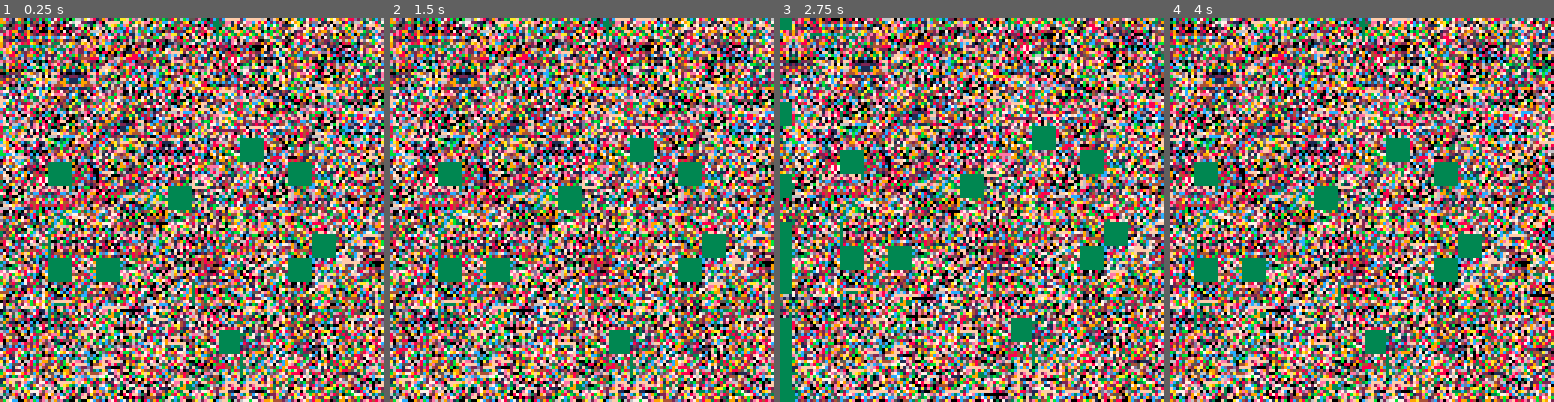
Above: before the commit, frames 1-4 (left to right).
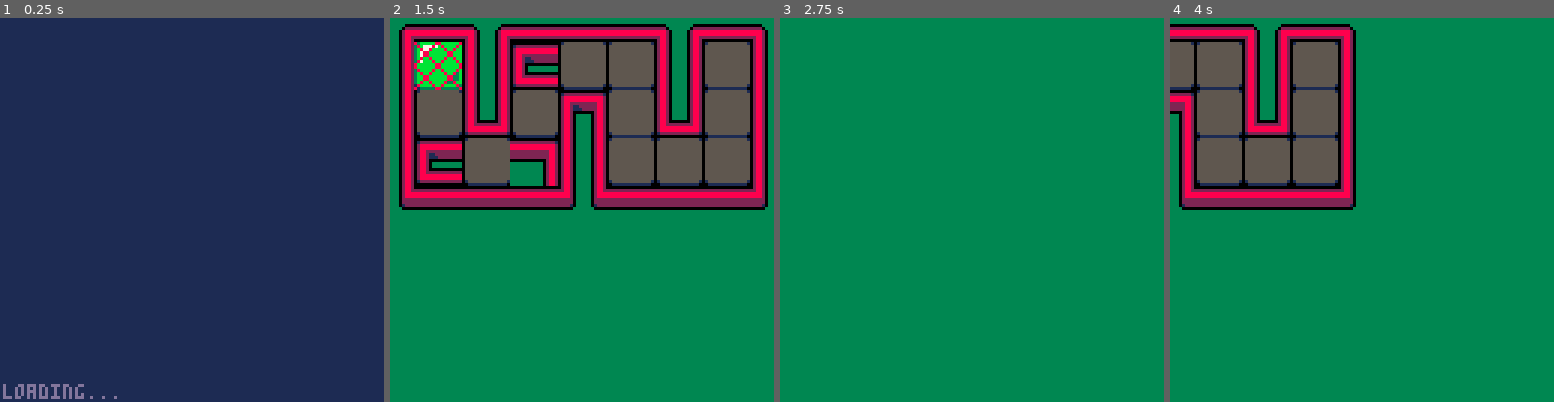
Above: after the commit, the same moments.

Repository: CyanSorcery/blobun_mini
Game: PICO-8 cartridge blobun_mini.p8
Same seed, same stepped clock (60 frames per second), same inputs: the game is played once before the commit and once after it.
Inputs:
- Up to frame 1 (0.25 s): no input
- Up to frame 2 (1.5 s): tap O (Z key) at 0.33, 0.7, 1.43 s
- Up to frame 3 (2.75 s): hold Left 1.97-2.37 s; tap O (Z key) at 2.22 s; hold Down from 2.42 s (still down)
- Up to frame 4 (4 s): release Down at 2.82 s; hold Right 2.87-3.53 s; tap O (Z key) at 3.1, 3.98 s; hold Up from 3.58 s (still down)

The runs differ from the first frame. In frame 1, 94% of the frame differs, in the area x 0-100%, y 0-100%; in frame 2, 90%; in frame 3, 87%; in frame 4, 90%.

Commit message:
initial work on new stage loader

Diff:
--- a/blobun_mini.p8
+++ b/blobun_mini.p8
@@ -27,17 +27,28 @@
   _data = %_offset
  end
 
+ -- convert all the stage data
+ convert_stages()
+ -- tmp
+ unpack_stage(1, 1)
 
 -- tmp
 g_cam_x, g_cam_y = 0,0
 end
 
-function _update()
+function _update60()
  -- tmp
- if (btnp(0)) g_cam_x -= 4
- if (btnp(1)) g_cam_x += 4
- if (btnp(2)) g_cam_y -= 4
- if (btnp(3)) g_cam_y += 4
+ if (btn(4)) then
+  if (btnp(0)) unpack_stage(g_p_i_world, g_p_i_stage - 1)
+  if (btnp(1)) unpack_stage(g_p_i_world, g_p_i_stage + 1)
+  if (btnp(2)) unpack_stage(g_p_i_world - 1, g_p_i_stage)
+  if (btnp(3)) unpack_stage(g_p_i_world + 1, g_p_i_stage)
+ else
+  if (btn(0)) g_cam_x -= 4
+  if (btn(1)) g_cam_x += 4
+  if (btn(2)) g_cam_y -= 4
+  if (btn(3)) g_cam_y += 4
+ end
 end
 
 function _draw()
@@ -45,20 +56,21 @@
 -- all of this is temp code
  cls(3)
  camera(g_cam_x, g_cam_y)
+ local _s_w, _s_h = g_p_sst.s_width * 2 + 2, g_p_sst.s_height * 2 + 2
 -- get ready to draw the map, using white as the transparent color
  palt(0b0000000100000000)
  -- draw the puzzle floor
- map(0, 0, 0, 0, 32, 32, 1)
+ map(0, 0, 0, 0, _s_w, _s_h, 1)
  -- now draw the map again, with flipped tiles only
  do_tile_mirror()
- map(0, 0, -7, 0, 32, 32, 128)
+ map(0, 0, -7, 0, _s_w, _s_h, 128)
  do_tile_mirror()
  -- draw lava/water/ice
  palt(0b0100000000000000)
- map(0, 0, 0, 0, 32, 32, 12)
+ map(0, 0, 0, 0, _s_w, _s_h, 12)
  palt()
  -- draw the slime trail
- map(0, 0, 0, 0, 32, 32, 2)
+ map(0, 0, 0, 0, _s_w, _s_h, 2)
 
 end
 
@@ -75,8 +87,77 @@
  poke(0x5f55,0x60)
 end
 
+function unpack_stage(_world, _stage)
+ -- cap the world and stage to what we actually have
+ _world = mid(1, _world, count(g_levels))
+ _stage = mid(1, _stage, count(g_levels[_world]))
+ g_p_i_world, g_p_i_stage, g_p_sst = _world, _stage, g_levels[_world][_stage]
+
+ -- decompress sprites (if needed)
+ decompress_sprites(2)
+ -- if the tile at this position isn't right, decompress map
+ if (mget(97, 2) != 16) decompress_map(2, 96, 0)
+ -- start loading the stage into the map
+ local _stage, _width, _tile = g_p_sst.s_data, g_p_sst.s_width + 2
+ for i=1,#_stage,2 do
+  _tile = subl(_stage, i, 0x1, 1)
+  tile_copy(96 + (_tile \ 16) * 2, (_tile % 16) * 2, ((i - 1) \ 2 % _width) * 2 - 1, ((i - 1) \ 2 \ _width) * 2 - 1)
+ end
+end
+
+function tile_copy(_srcx, _srcy, _dstx, _dsty)
+ for _x=0,1 do
+  for _y=0,1 do
+   mset(_dstx + _x, _dsty + _y, mget(_srcx + _x, _srcy + _y))
+  end
+ end
+end
+
+function convert_stages()
+ local _lvl_strs, _wst, _sst, _offset, _bytes = g_levels
+ g_levels = {}
+ for _world in all(_lvl_strs) do
+  _wst = {}
+  for _stage in all(_world) do
+   _sst = {}
+   _offset = 2
+   -- stage title
+   _bytes = subl(_stage, 1, 0x1)
+   _sst.s_name = sub(_stage, _offset, _offset + _bytes)
+   _offset += _bytes + 2
+   -- stage author
+   _bytes = subl(_stage, _offset - 1, 0x1)
+   _sst.s_author = sub(_stage, _offset, _offset + _bytes)
+   _offset += _bytes + 1
+   -- stage width
+   _sst.s_width = subl(_stage, _offset, 0x1) + 1
+   -- stage save slot
+   _sst.s_saveslot = subl(_stage, _offset + 1, 0, 1)
+   -- stage target time
+   _sst.s_goaltime = subl(_stage, _offset + 3, 0, 7)
+   -- stage dev time
+   _sst.s_devtime = subl(_stage, _offset + 11, 0, 7)
+   _offset += 19
+   -- hint count (coco note: for now, it's 0)
+   _bytes = subl(_stage, _offset, 0x1)
+   _sst.s_hints = {}
+   for i=1,_bytes,2 do
+    printh("put hint code here")
+   end
+   _offset += _bytes + 1
+   -- the rest is just the stage data itself
+   _sst.s_data = sub(_stage, _offset)
+   -- figure out the height
+   _sst.s_height = (#_sst.s_data \ 2) \ (_sst.s_width + 2) - 2
+   add(_wst, _sst)
+  end
+  add(g_levels, _wst)
+ end
+end
+
 #include res/r_levels.lua
 #include scripts/s_px9.lua
+#include scripts/s_util.lua
 __gfx__
 02b2ffffff0ffffff0df906a254db9ed20f69f3e29f946cb242146a25e5a43559b0100494e0b48071793ef94e93837a75afd57e96fc17021fade5e87e2912f8b
 507c5391e89322f38c2c2e40f452271fb6dbfd38175c597ee7dedf8f32817bbdbfe376ed3fe4597f2fe1932fddf1140f4fbc7f7cdabcc1d3f6169ccf5cf117b4
--- a/old/scripts/s_util.lua
+++ b/old/scripts/s_util.lua
@@ -171,7 +171,3 @@
  end
  return _t
 end
-
-function subl(_str, _offset, _len, _flag)
- return tonum(sub(_str, _offset, _offset + (_len and _len or 0)), _flag)
-end
--- a/res/r_levels.lua
+++ b/res/r_levels.lua
@@ -1,39 +1,39 @@
 g_cart_name = "cyansorcery_blobun_wp_pico8"
 g_levels = {
 {
-"afill it out9mika, roxy601004.3344002.4177038183018181830180033211a1101011a010033010c0119010c0100331101311a01010100000000000000000000",
-"cdon't overlap9mika, roxy402004.3344002.984404e4e38181818004e4e3311017100381810210001003301010101510033010001394100330101013b4e0000000000000000",
-"6zigzags3mika603004.3344002.734404e4e4e3818181818004e3818100171010100381001710101013900332131013101013b00000000000000000000",
-"9capacitory9mika, roxy604007.1100005.467704e38181818181840004e3301010101013b004e3301190101013b004e33011a0101013b004e33010c0101013b004e3301010101013b00381001010101011300330101394131012100000000000000000000",
-"9full boxes5autumn605600.1000000.11000381818181818181800330101010101010100330101011901010100330101011a01010100330111142b140d0100330101011a01010100330101010c01010100332101010101010100000000000000000000",
-"cpopping about3ashe506600.1000000.110004e4e381818181800381810450101010033010101010101003345010119250100361414142b141400332501010c01210033010101010139000000000000000000",
-"8hop to it4unseta07600.1000000.110004e4e4e381818181818404e4e004e4e4e33010101010113404e004e4e4e330101010101011318004e4e4e4c34140d0100010101004e4e4e381001010101010101004e4e381001010101010101390038181001010101010101394d00330101010101010101013b4e00332101010101010101394d4e0000000000000000000000000000",
-"8superstar3roxy908600.1000000.110004e4e4e4e381818404e4e4e004e4e4e4e3301013b4e4e4e004e4e4e3810010113404e4e003818181001010101131818003301010101010101010101003301010101010101010101004c31010101010101010139004e360d010101010101113f0038100101012101010101130033010101013931010101010033010101394d4c3101010100000000000000000000000000",
-"amorning joe3roxy909600.1000000.110004e381818181818404e4e4e00381001010101011318404e00330101112a0d010101134000330101010c0101010101130033010101010101011901010033010101010101011f0d010033010101010101010c010100330101010101010101013900330101010101010121394d004c31010101010139414d4e00000000000000000000000000",
-"9lost media3roxy810600.1000000.11000381830181818181830180033211a01010101451a450033011a01190101011a010033011a011a0101011a010033011214151414140e01003301010101010101010100330101010101010101010033010101010101010101004c310101010101010101000000000000000000000000",
-"ccareful plans3roxy549600.1000000.110003818181818181800330122012101010033010101111b010033010101010c0100330123232323010033012424242401000000000000000000",
-"etangy transport5willow350600.1000000.11000381818181800330101010100330102030400332105010500330301030400330102010100000000000000",
-"espace satellite5autumn651600.1000000.11000381818181818181800332424012301242400332424012301242400332424052305242400332422012301222100000000000000000000"
+"afill it out9mika, roxy601004.3344002.4177038183018181830184033211a1101011a013b33010c0119010c013b331101311a0101013b4c4141414b4141414d",
+"cdon't overlap9mika, roxy402004.3344002.984404e4e38181818404e4e331101713b3818102100013b3301010101513b3301000139414d330101013b4e4e4c4141414d4e4e",
+"6zigzags3mika603004.3344002.734404e4e4e3818181818404e381810017101013b38100171010101394d332131013101013b4e4c4141414141414d4e",
+"9capacitory9mika, roxy604007.1100005.467704e381818181818404e4e3301010101013b4e4e3301190101013b4e4e33011a0101013b4e4e33010c0101013b4e4e3301010101013b4e38100101010101134033010139413101213b4c41414d4e4c41414d",
+"9full boxes5autumn605600.1000000.1100038181818181818184033010101010101013b33010101190101013b330101011a0101013b330111142b140d013b330101011a0101013b330101010c0101013b33210101010101013b4c414141414141414d",
+"cpopping about3ashe506600.1000000.110004e4e381818181840381810450101013b330101010101013b334501011925013b361414142b14143f332501010c01213b330101010101394d4c41414141414d4e",
+"8hop to it4unseta07600.1000000.110004e4e4e381818181818404e4e4e4e4e4e33010101010113404e4e4e4e4e330101010101011318404e4e4e4c34140d01000101013b4e4e4e3810010101010101013b4e4e381001010101010101394d38181001010101010101394d4e330101010101010101013b4e4e332101010101010101394d4e4e4c41414141414141414d4e4e4e",
+"8superstar3roxy908600.1000000.110004e4e4e4e381818404e4e4e4e4e4e4e4e3301013b4e4e4e4e4e4e4e3810010113404e4e4e38181810010101011318184033010101010101010101013b33010101010101010101013b4c310101010101010101394d4e360d010101010101113f4e38100101012101010101134033010101013931010101013b33010101394d4c310101013b4c4141414d4e4e4c4141414d",
+"amorning joe3roxy909600.1000000.110004e381818181818404e4e4e4e381001010101011318404e4e330101112a0d01010113404e330101010c0101010101134033010101010101011901013b33010101010101011f0d013b33010101010101010c01013b33010101010101010101394d330101010101010121394d4e4c31010101010139414d4e4e4e4c41414141414d4e4e4e4e",
+"9lost media3roxy810600.1000000.11000381830181818181830184033211a01010101451a453b33011a01190101011a013b33011a011a0101011a013b33011214151414140e013b330101010101010101013b330101010101010101013b330101010101010101013b4c3101010101010101013b4e4c41414141414141414d",
+"ccareful plans3roxy549600.1000000.110003818181818181840330122012101013b33010101111b013b33010101010c013b330123232323013b330124242424013b4c4141414141414d",
+"etangy transport5willow350600.1000000.1100038181818184033010101013b33010203043b33210501053b33030103043b33010201013b4c414141414d",
+"espace satellite5autumn651600.1000000.1100038181818181818184033242401230124243b33242401230124243b33242405230524243b33242201230122213b4c414141414141414d"
 },
 {
-"atest stage!4mouse945600.1000000.110004e3818181818181818181800381001620323436301010f00338a89620555520501252f003301016202224201014a4f00332c010119010101016a6f00337a721e0e21010108ef8f003357610c0909012897cfaf003309512707471901ada425003309092707471a48aeb7b500000000000000000000000000",
-"dlocks'n'blocks3roxy546600.1000000.110004e4e381818404e0038181001021318003301010103030300330101010303030033213941413103000000000000000000",
-"clocks'n'locks3roxy447600.1000000.11000381818181818003301010101010033013941312100330113181614003301434343430033010101014200330101010101003301010101010000000000000000",
-"dtoggled hearts3ashe448600.1000000.1100038181818181800330101020101003301010101010033030301042100330303010404003303030104040000000000000000"
+"atest stage!4mouse945600.1000000.110004e3818181818181818181840381001620323436301010f3b338a89620555520501252f3b3301016202224201014a4f3b332c010119010101016a6f3b337a721e0e21010108ef8f3b3357610c0909012897cfaf3b3309512707471901ada4253b3309092707471a4891948b3b4c41414141414b414141414d",
+"dlocks'n'blocks3roxy546600.1000000.110004e4e381818404e4e3818100102131840330101010303033b330101010303033b332139414131033b4c414d4e4e4c414d",
+"clocks'n'locks3roxy447600.1000000.11000381818181818403301010101013b3301394131213b3301131816143f3301434343433b3301010101423b3301010101013b3301010101013b4c41414141414d",
+"dtoggled hearts3ashe448600.1000000.11000381818181818403301010201013b3301010101013b3303030104213b3303030104043b3303030104043b4c41414141414d"
 },
 {
-"ccup of hearts3ashe652600.1000000.11000381818181818404e003325010201031318003303010101030404003301040401040101003301040203000121003301010303010139004c3125010101394d00000000000000000000",
-"dcoin conundrum3ashe553600.1000000.1100038181818181818003364010101016400330162010162010033010101640101003301016401010100330121010162010033640101010163000000000000000000",
-"ccoins of loveccoins of love454600.1000000.110003818181818180033040404010100330401010201003304620101010033010103036200330101036201003363032101010000000000000000"
+"ccup of hearts3ashe652600.1000000.11000381818181818404e4e33250102010313184033030101010304043b33010404010401013b33010402030001213b33010103030101394d4c3125010101394d4e4e4c414141414d4e4e",
+"dcoin conundrum3ashe553600.1000000.110003818181818181840336401010101643b330162010162013b330101016401013b330101640101013b330121010162013b336401010101633b4c4141414141414d",
+"ccoins of loveccoins of love454600.1000000.11000381818181818403304040401013b3304010102013b3304620101013b3301010303623b3301010362013b3363032101013b4c41414141414d"
 },
 {
-"ckey collector5autumn755600.1000000.11000381818181818181818003305636363642424620033620404024243432200334404040344434302003321052304042323620000000000000000000000",
-"etight corridors9roxy, ashe656600.1000000.110004e3818181818404e00381003232322131800330303242424240100330301010101040300330301232301040300330321232301020100330301020404043900000000000000000000"
+"ckey collector5autumn755600.1000000.11000381818181818181818403305636363642424623b3362040402424343223b3344040403444343023b3321052304042323623b4c41414141414141414d",
+"etight corridors9roxy, ashe656600.1000000.110004e3818181818404e4e38100323232213184033030324242424013b33030101010104033b33030123230104033b33032123230102013b33030102040404394d4c4141414141414d4e"
 },
 {
-"cthree of keys3ashe757600.1000000.1100038181818181818181800330404232323230404003304012201010101040033020243434343210400330103424444444404003301010303394141410033010103033b4e4e4e0000000000000000000000",
-"djuncton island9roxy, ashe758600.1000000.1100038181818181818181800332323232324240104003323010122240201010033230101232301010100332301010323012323004c4131010303013941004e4e33010123043b4e004e4e33212204233b4e0000000000000000000000",
-"dbizarre island3ashe859600.1000000.110004e4e4e4e38181818404e004e4e3818100101223b4e003818100101042401131800330302010101240104040033032323232324040404003323010101010102042400332321240303030304240033232224232322242439000000000000000000000000"
+"cthree of keys3ashe757600.1000000.11000381818181818181818403304042323232304043b3304012201010101043b3302024343434321043b3301034244444444043b3301010303394141414d33010103033b4e4e4e4e4c414141414d4e4e4e4e",
+"djuncton island9roxy, ashe758600.1000000.11000381818181818181818403323232323242401043b3323010122240201013b3323010123230101013b3323010103230123233b4c41310103030139414d4e4e33010123043b4e4e4e4e33212204233b4e4e4e4e4c414141414d4e4e",
+"dbizarre island3ashe859600.1000000.110004e4e4e4e38181818404e4e4e4e3818100101223b4e4e3818100101042401131840330302010101240104043b330323232323240404043b332301010101010204243b332321240303030304243b332322242323222424394d4c41414141414141414d4e"
 }
 
 }
--- /dev/null
+++ b/scripts/s_util.lua
@@ -0,0 +1,3 @@
+function subl(_str, _offset, _flag, _len)
+ return tonum(sub(_str, _offset, _offset + (_len and _len or 0)), _flag)
+end
Not shown, changed: functions.php
